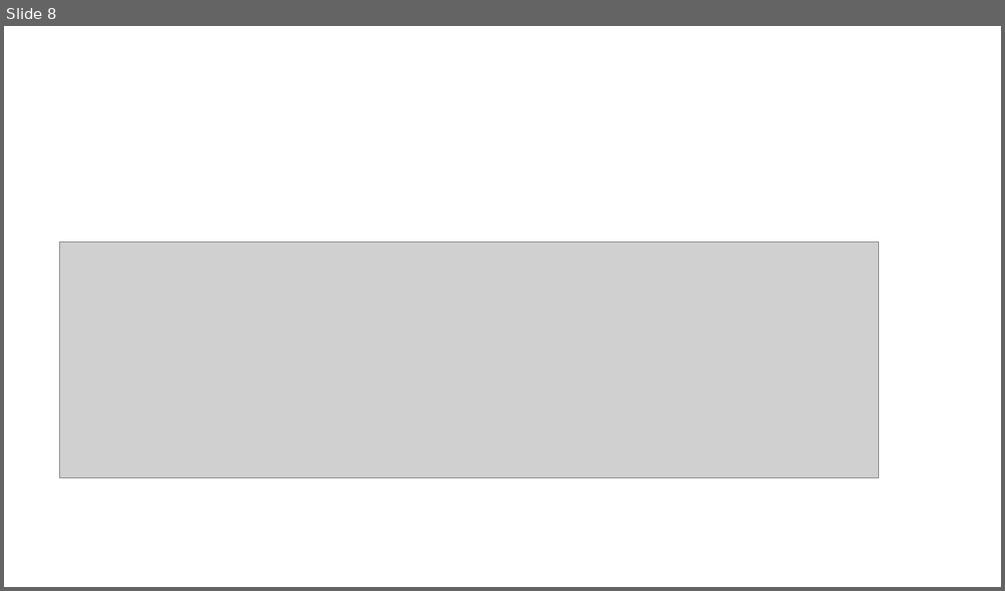
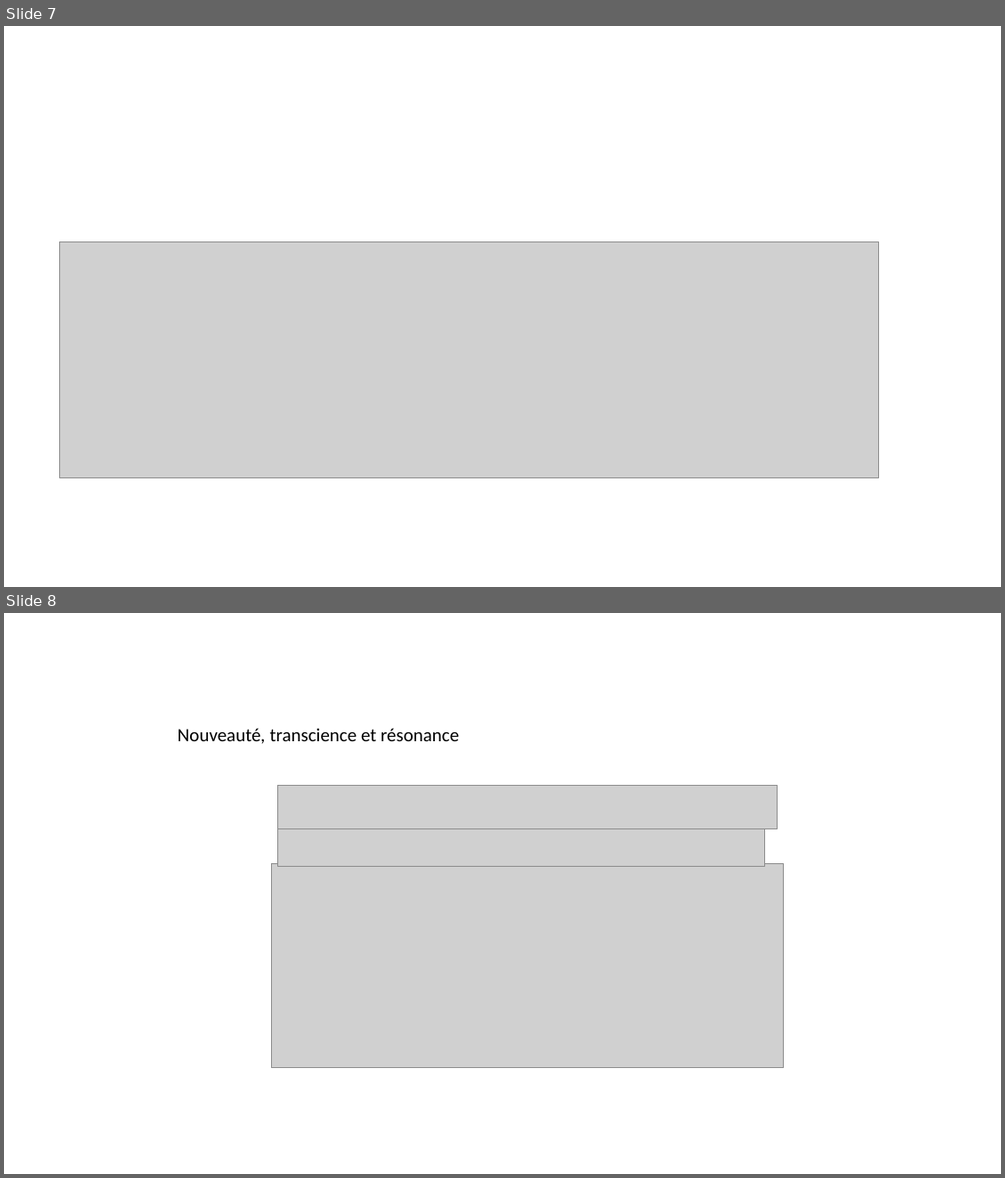
Before and after one commit to erialc-cal/NLP-FOMC, a slide deck: Pour_reu/reu1.pptx. Shown one above the other, each under a label of ours: slide 8 before the commit, slides 7 and 8 after it. The pictures are 1005x591 and 1005x1178 pixels, drawn with LibreOffice and Linux fonts; fonts in the diff are those of the drawing; grey boxes stand for pictures. Boxes give left, top, right and bottom in pixels: in the first picture for what was removed or moved away, otherwise in the second. Text is boxed around its words. In the diff, an @@ line names an element or a change of style, - is before the commit and + after.

```diff
--- a/Pour_reu/reu1.pptx
+++ b/Pour_reu/reu1.pptx
@@ slide 8 added at (4,613,1001,1174), background #FFFFFF @@
@@ text added at (178,728,459,744), 18 pt, text #000000 @@
+Nouveauté, transcience et résonance
@@ picture added at (278,785,777,829) @@
@@ picture added at (278,817,764,866) @@
@@ picture added at (272,863,784,1068) @@
@@ what was slide 8 is now slide 7 @@
```
Also in this commit, not shown: 1 slide changed, 5 other slides added, 5 slides removed, 1 other file.
